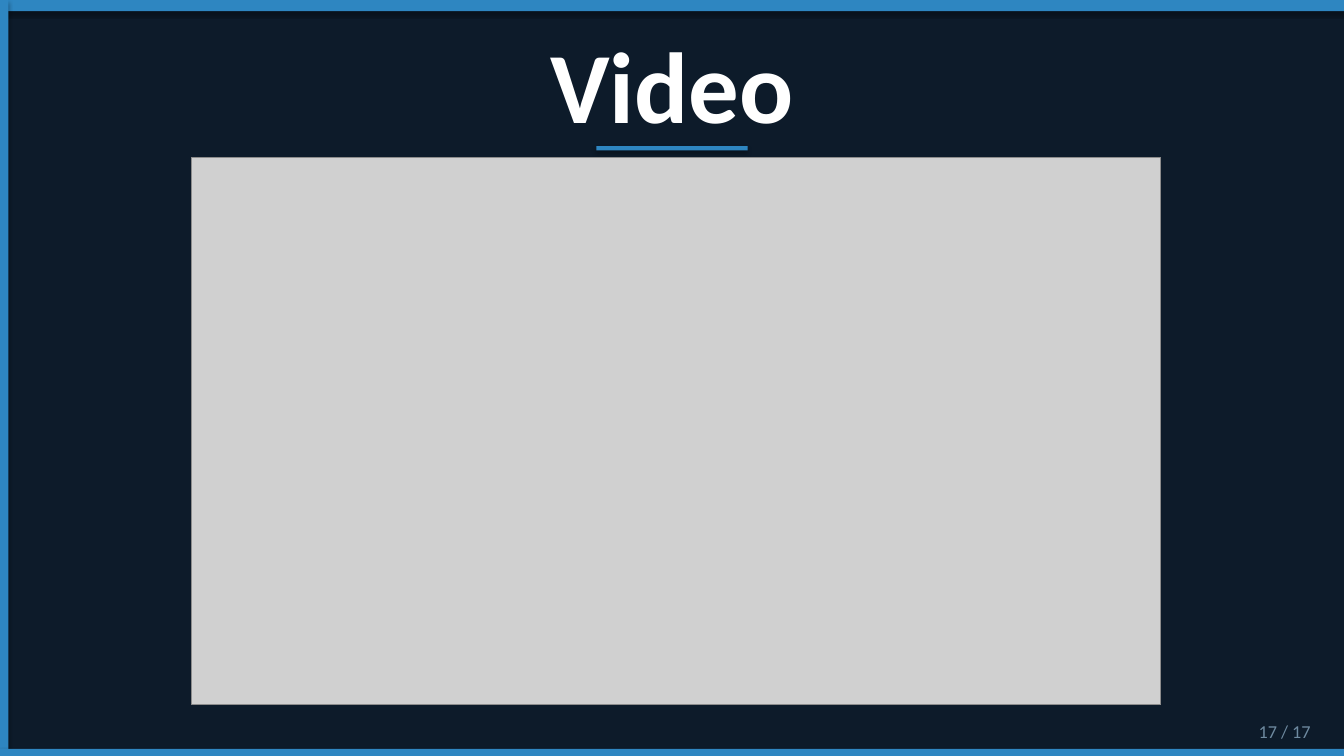
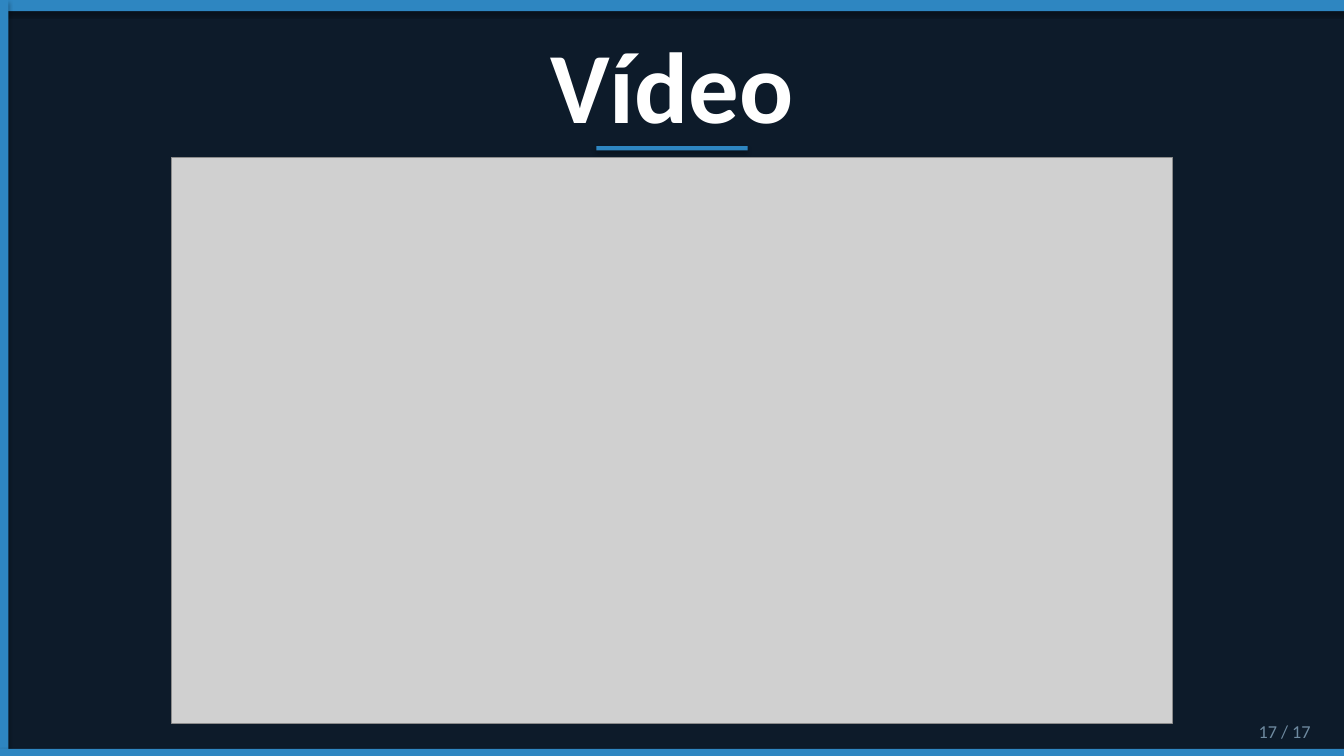
Before and after one commit to T10SAM/Simulador-de-Transmissao-Digital, a slide deck: slide 17 of Apresentação.pptx. Drawn at 1344x756 pixels with LibreOffice and Linux fonts; fonts in the diff are those of the drawing; grey boxes stand for pictures. Boxes give left, top, right and bottom in pixels: in the first picture for what was removed or moved away, otherwise in the second. Text is boxed around its words. In the diff, an @@ line names an element or a change of style, - is before the commit and + after.

Commit message:
Vídeo Atualizado

```diff
--- a/Apresentação.pptx
+++ b/Apresentação.pptx
@@ text at [550, 52, 793, 147]: text changed @@
-Video
+Vídeo
@@ picture: place and size @@
-picture at [192, 157, 1160, 705]
+picture at [171, 157, 1173, 723]
```
Also in this commit, not shown: 1 other slide changed, 2 other files.
